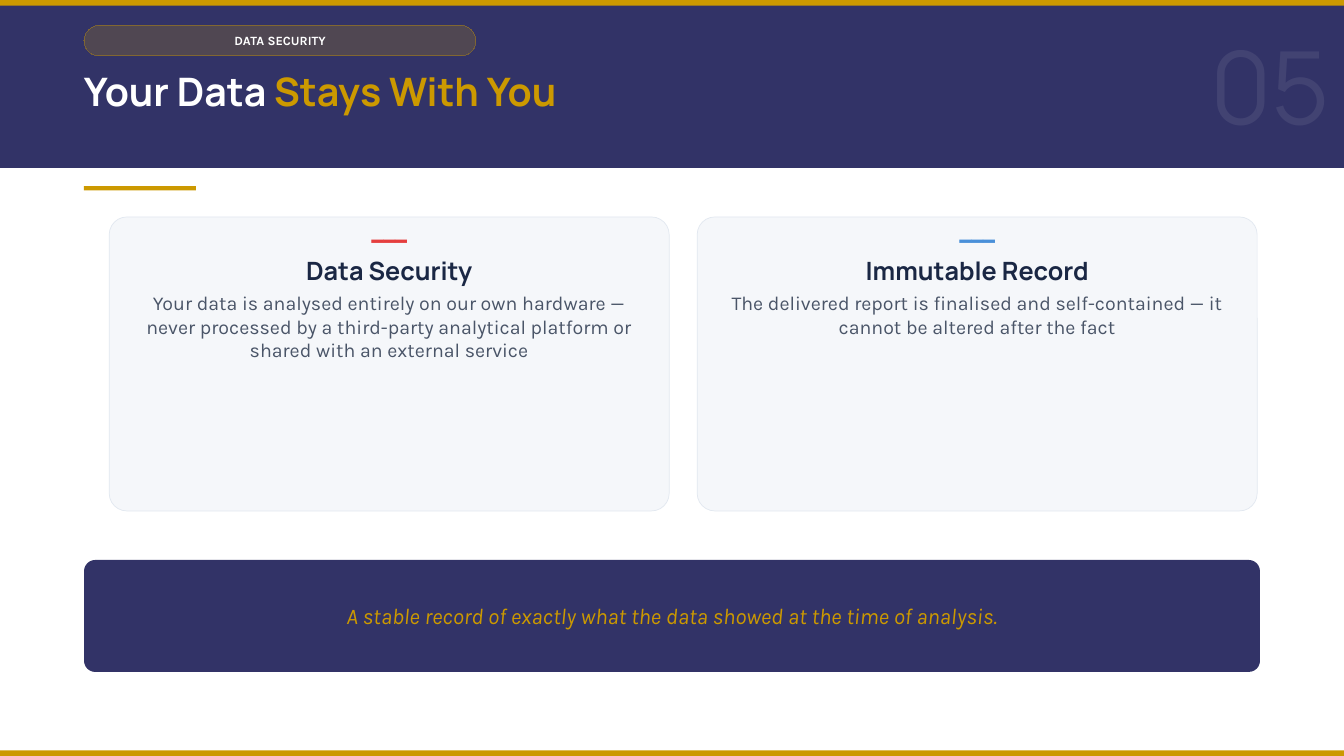
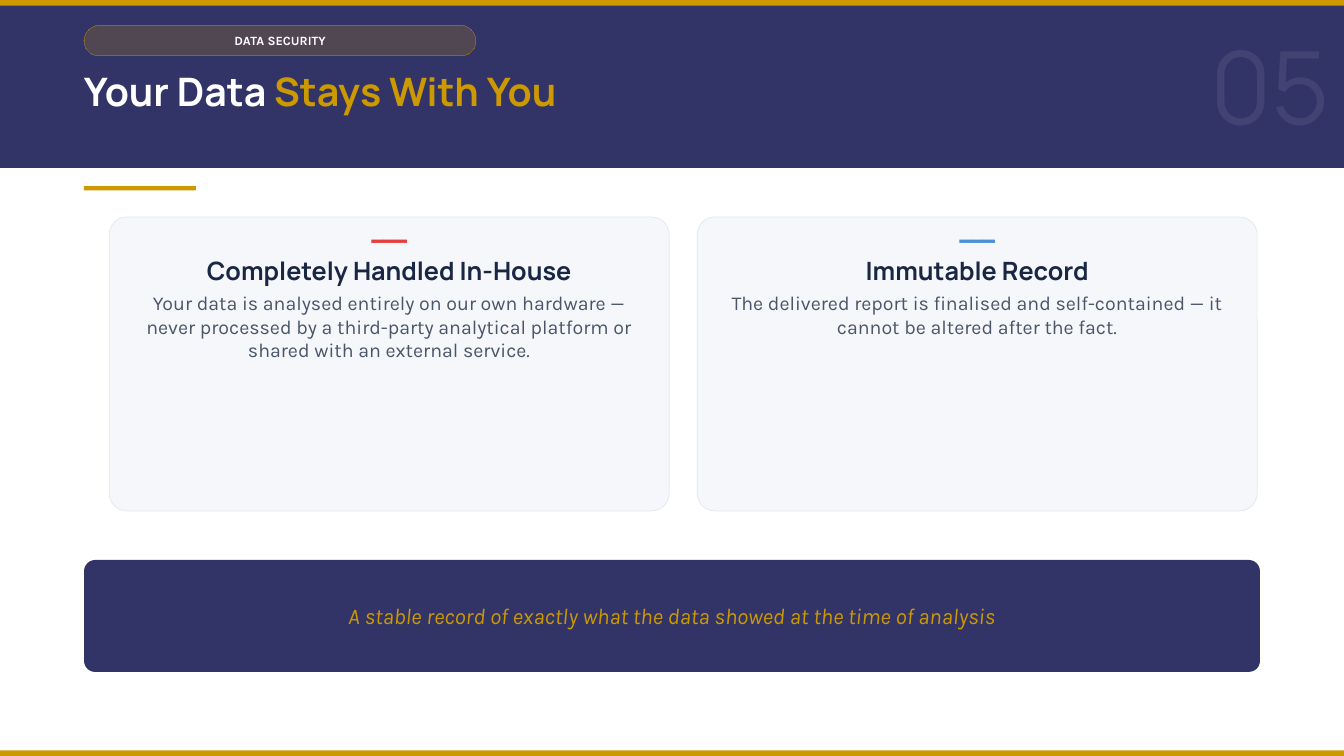
Before and after one commit to DuncanRBrett/Turas, a slide deck: slide 6 of docs/marketing/Introducing Turas v6.pptx. Drawn at 1344x756 pixels with LibreOffice and Linux fonts; fonts in the diff are those of the drawing. Boxes give left, top, right and bottom in pixels: in the first picture for what was removed or moved away, otherwise in the second. Text is boxed around its words. In the diff, an @@ line names an element or a change of style, - is before the commit and + after.

```diff
--- a/docs/marketing/Introducing Turas v6.pptx
+++ b/docs/marketing/Introducing Turas v6.pptx
@@ text at (146,261,631,357): text changed @@
-Data Security
-Your data is analysed entirely on our own hardware — never processed by a third-party analytical platform or shared with an external service
+Completely Handled In-House
+Your data is analysed entirely on our own hardware — never processed by a third-party analytical platform or shared with an external service.
@@ text at (732,296,1222,334): text changed @@
-The delivered report is finalised and self-contained — it cannot be altered after the fact
+The delivered report is finalised and self-contained — it cannot be altered after the fact.
@@ text in rounded rectangle at (348,608,995,630): text changed @@
-A stable record of exactly what the data showed at the time of analysis.
+A stable record of exactly what the data showed at the time of analysis
```
Also in this commit, not shown: 11 other slides changed, 5 other files.
